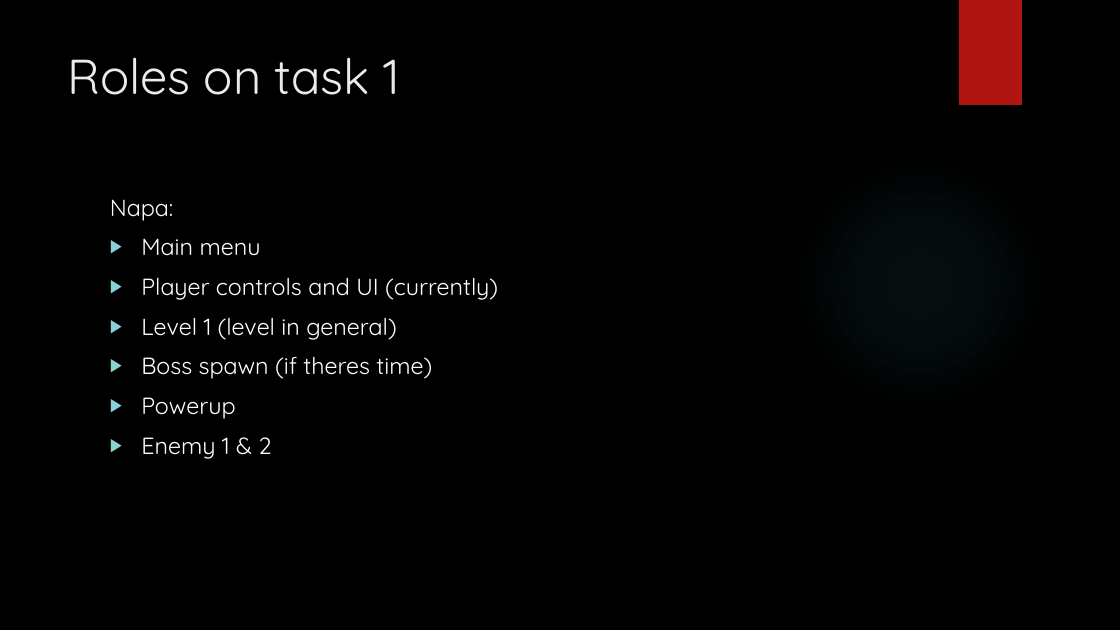
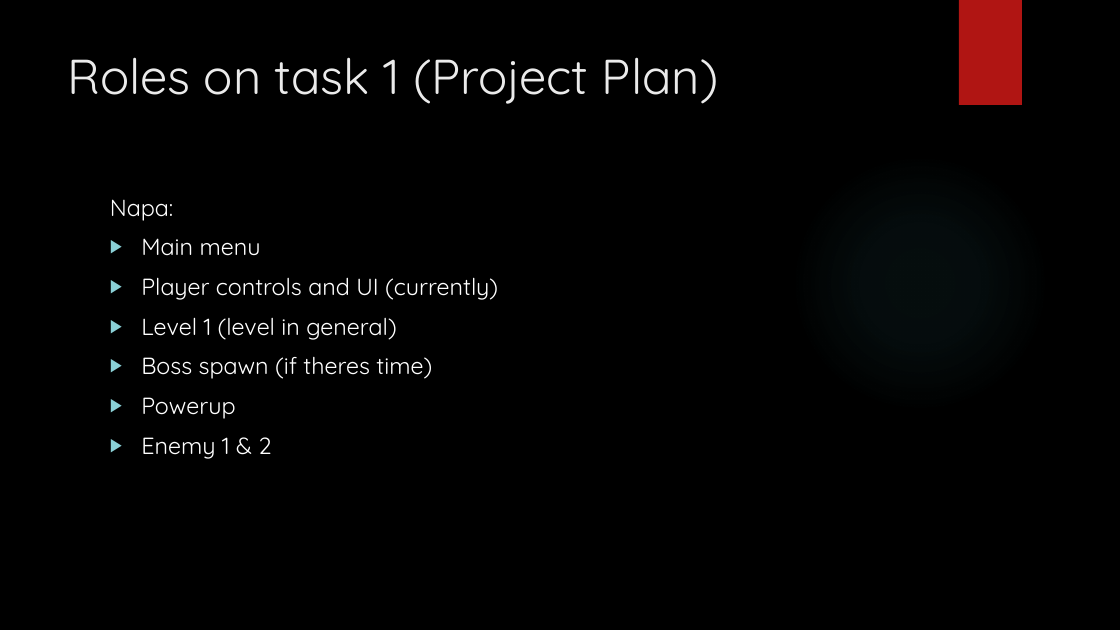
Before and after one commit to JefarAberson19/ET-invasion, a slide deck: slide 4 of Document/02_Napa_13_Aniq_Presentation.pptx (slide 3 before the commit). Drawn at 1120x630 pixels with LibreOffice and Linux fonts; fonts in the diff are those of the drawing; background and template pictures are left out. Boxes give left, top, right and bottom in pixels: in the first picture for what was removed or moved away, otherwise in the second. Text is boxed around its words. In the diff, an @@ line names an element or a change of style, - is before the commit and + after.

Commit message:
edited some parts
edited document following:
ProjectPlan
Presentation

```diff
--- a/Document/02_Napa_13_Aniq_Presentation.pptx
+++ b/Document/02_Napa_13_Aniq_Presentation.pptx
@@ title at [68,57,719,104]: text changed @@
-Roles on task 1
+Roles on task 1 (Project Plan)
```
Also in this commit, not shown: 3 other slides changed, 2 slides added, 2 slides removed, 1 other file.
